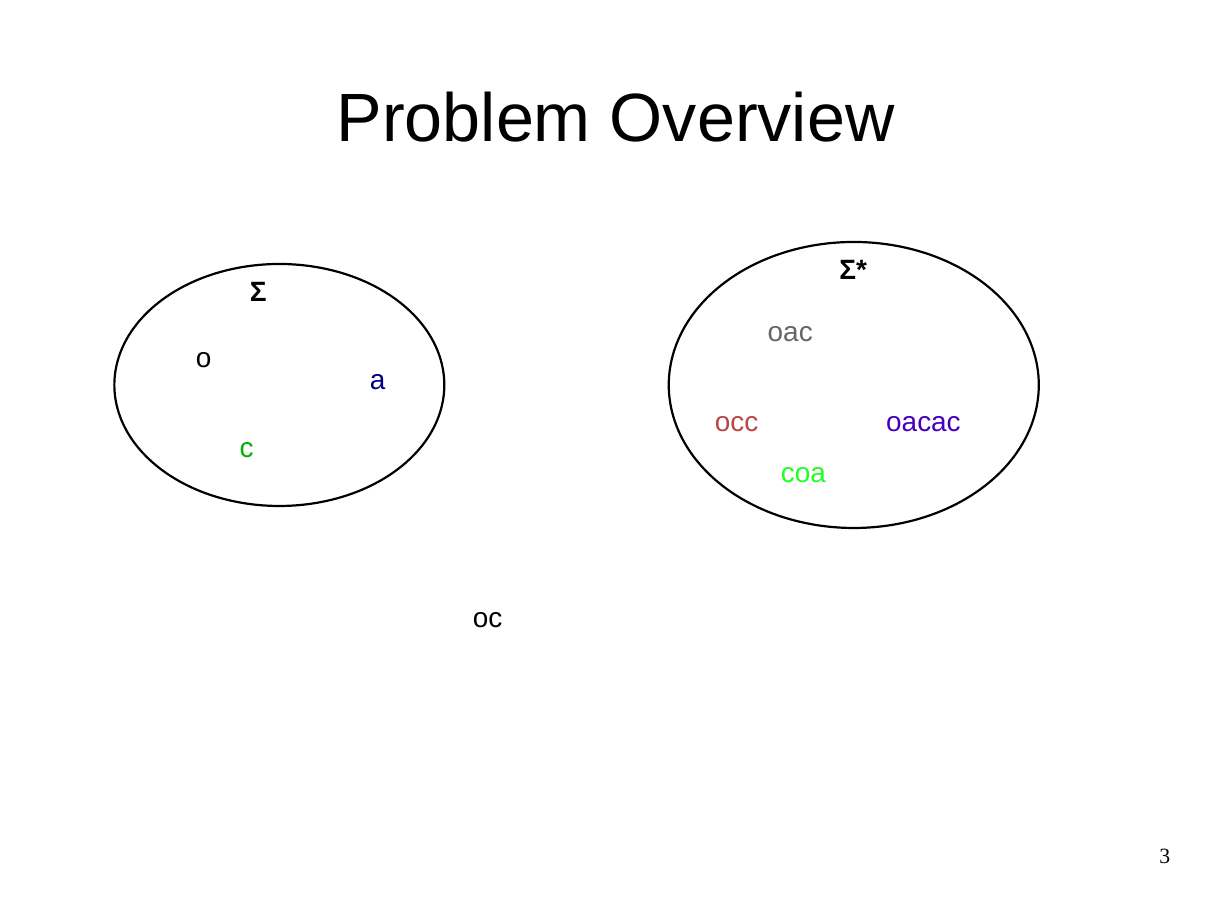
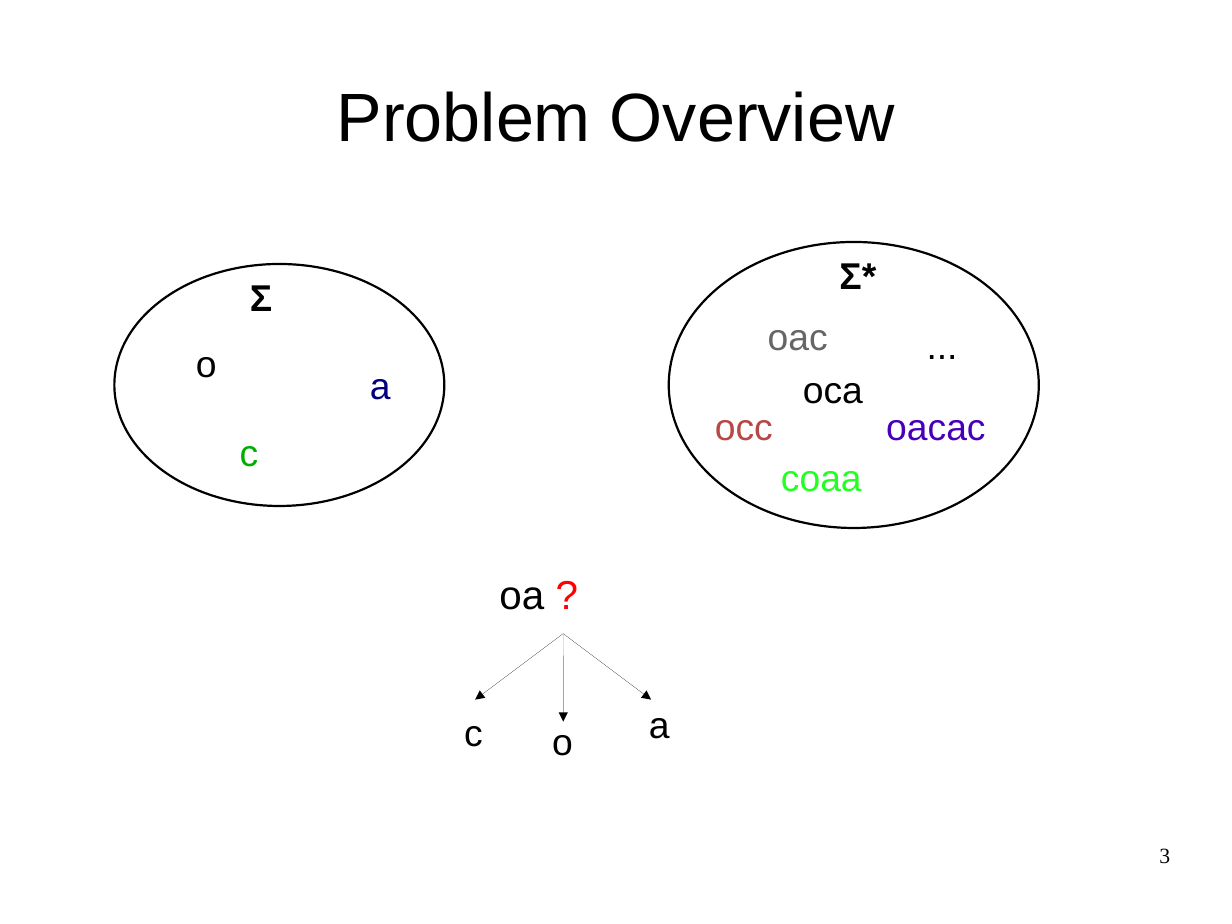
Before and after one commit to snadi/cs886, a slide deck: slide 3 of cs886/presentation/cs886_sarah-karim.odp. Drawn at 1232x924 pixels with LibreOffice and Linux fonts; fonts in the diff are those of the drawing. Boxes give left, top, right and bottom in pixels: in the first picture for what was removed or moved away, otherwise in the second. Text is boxed around its words. In the diff, an @@ line names an element or a change of style, - is before the commit and + after.

```diff
--- a/cs886/presentation/cs886_sarah-karim.odp
+++ b/cs886/presentation/cs886_sarah-karim.odp
@@ text added at (916,316,969,369), 24 pt, text #000000 @@
+...
@@ text added at (803,383,863,404), 24 pt, text #000000 @@
+oca
@@ size 18 to 24 pt in 8 elements at (250,285,272,311), (839,263,876,289), (715,420,773,441), (240,446,259,467), (196,357,217,378), (370,379,391,400), (768,330,828,351), (886,420,985,441) @@
@@ text removed at (781,467,826,483) @@
-coa
@@ text added at (781,471,862,492), 24 pt, text #23FF23 @@
+coaa
@@ text added at (499,587,544,610), 26 pt, text #000000 @@
+oa ?
@@ text removed at (473,612,503,628) @@
-oc
@@ arrow added from (563, 634) to (475, 700), #000000 0 pt @@
@@ arrow added from (563, 634) to (563, 722), #000000 0 pt @@
@@ arrow added from (563, 634) to (652, 700), #000000 0 pt @@
@@ text added at (649,718,670,739), 24 pt, text #000000 @@
+a
@@ text added at (464,726,483,747), 24 pt, text #000000 @@
+c
@@ text added at (552,735,573,756), 24 pt, text #000000 @@
+o
```
Also in this commit, not shown: 14 other slides changed, 11 slides added, 12 slides removed.
